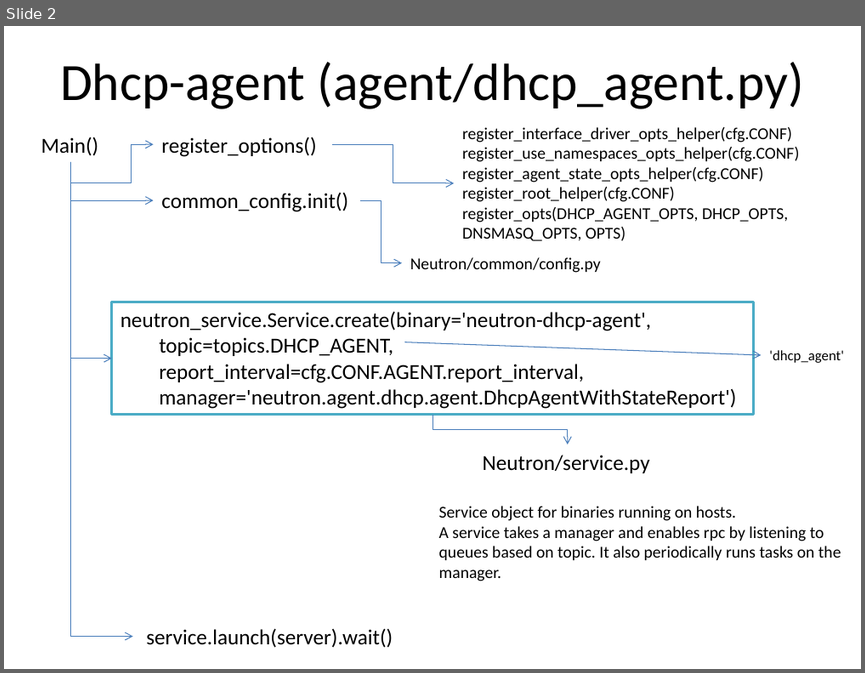
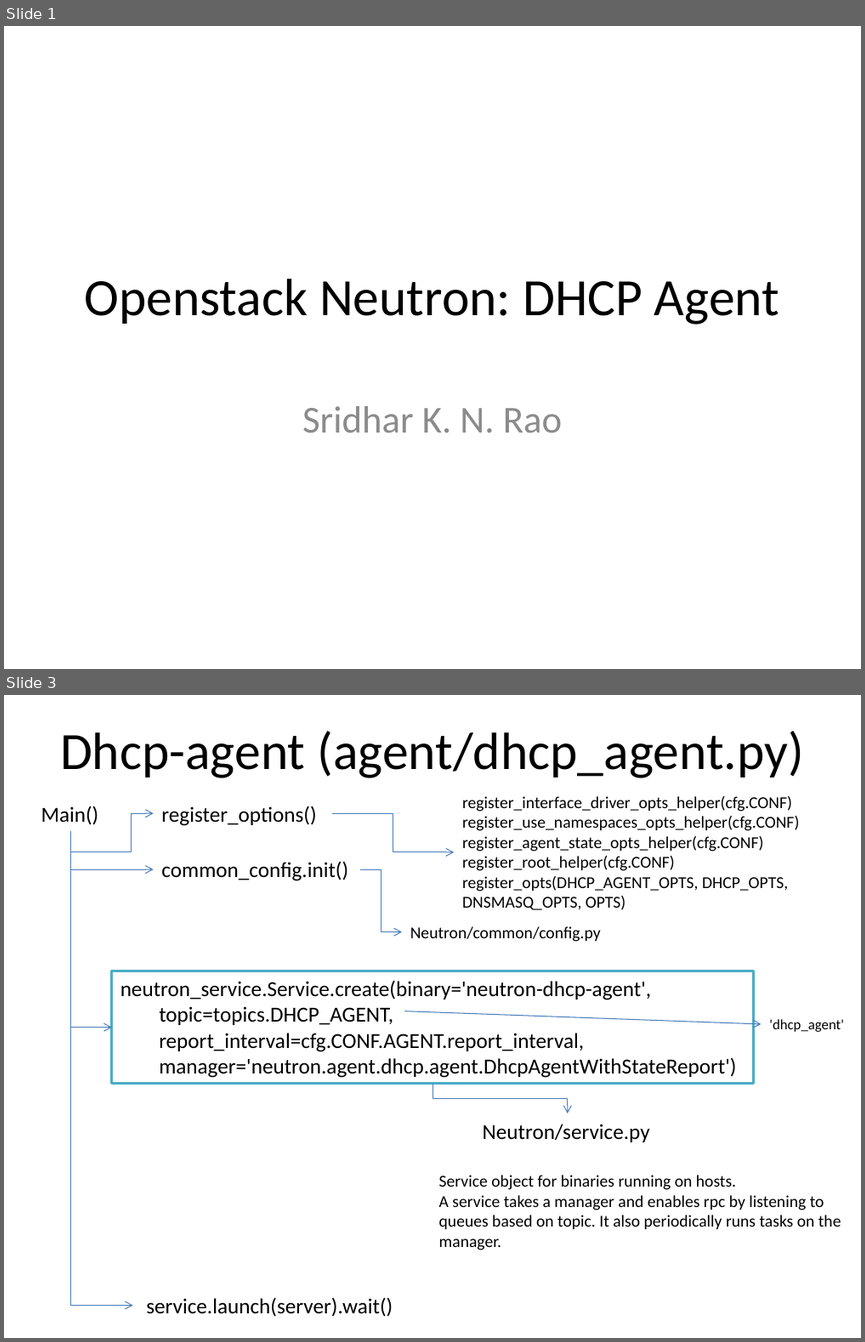
Before and after one commit to sknrao/openstack-neutron-revengg, a slide deck: OS-Neutron-DHCP.pptx. Shown one above the other, each under a label of ours: slide 2 before the commit, slides 1 and 3 after it; the slides between them are not shown. The pictures are 865x673 and 865x1342 pixels, drawn with LibreOffice and Linux fonts; fonts in the diff are those of the drawing. Boxes give left, top, right and bottom in pixels: in the first picture for what was removed or moved away, otherwise in the second. Text is boxed around its words. In the diff, an @@ line names an element or a change of style, - is before the commit and + after.

```diff
--- a/OS-Neutron-DHCP.pptx
+++ b/OS-Neutron-DHCP.pptx
@@ slide 1 added at box(4, 26, 861, 669), background #FFFFFF @@
@@ title added at box(85, 278, 779, 324), 44 pt, text #000000 @@
+Openstack Neutron: DHCP Agent
@@ subtitle added at box(302, 406, 562, 432), 32 pt, text #8C8C8C @@
+Sridhar K. N. Rao
@@ what was slide 2 is now slide 3 @@
```
Also in this commit, not shown: 1 slide changed, 8 other files.
